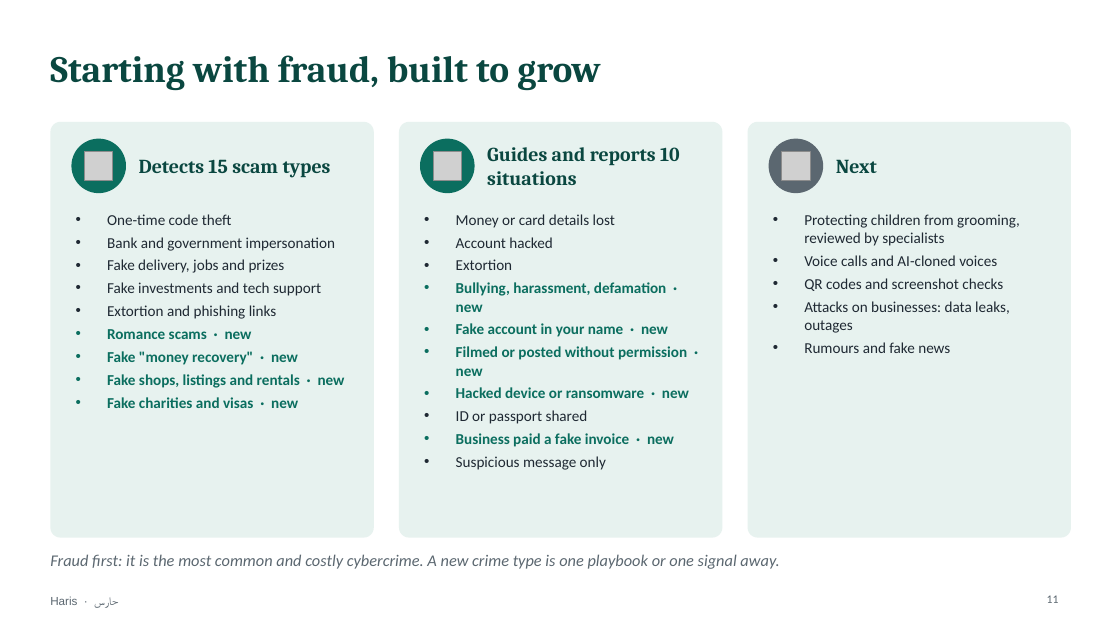
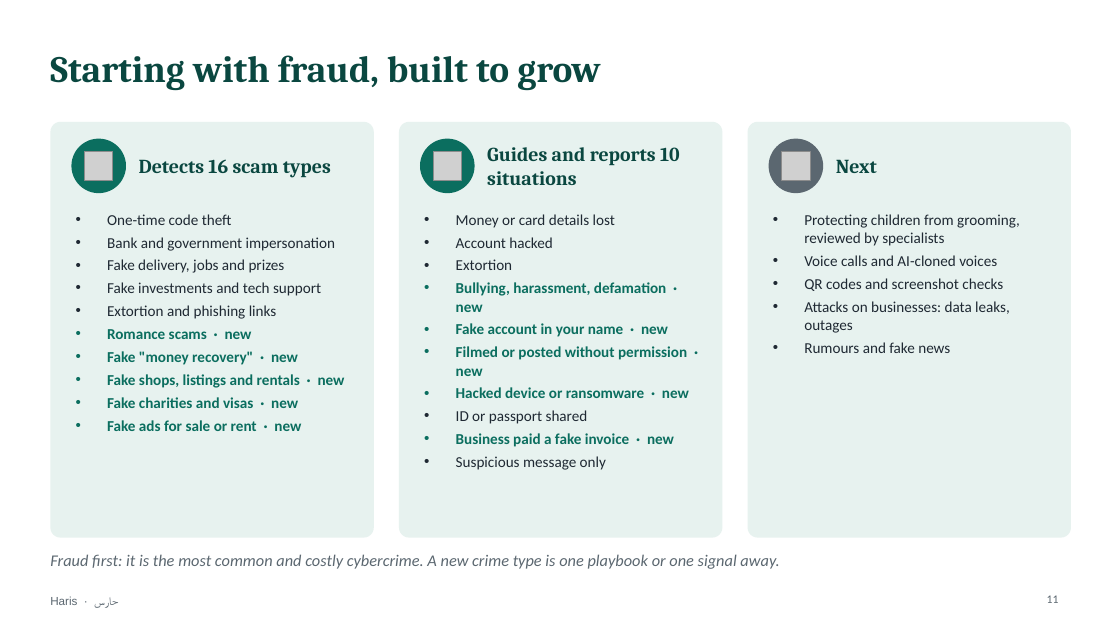
Before and after one commit to mohamedtorky2022/Haris, a slide deck: slide 11 of docs/Haris-presentation.pptx. Drawn at 1120x630 pixels with LibreOffice and Linux fonts; fonts in the diff are those of the drawing; grey boxes stand for pictures. Boxes give left, top, right and bottom in pixels: in the first picture for what was removed or moved away, otherwise in the second. Text is boxed around its words. In the diff, an @@ line names an element or a change of style, - is before the commit and + after.

```diff
--- a/docs/Haris-presentation.pptx
+++ b/docs/Haris-presentation.pptx
@@ text at bbox=[139, 159, 331, 178]: text changed @@
-Detects 15 scam types
+Detects 16 scam types
@@ text at bbox=[107, 420, 301, 431]: paragraph added @@
+• Fake ads for sale or rent · new
```
Also in this commit, not shown: 2 other slides changed, 23 other files.
